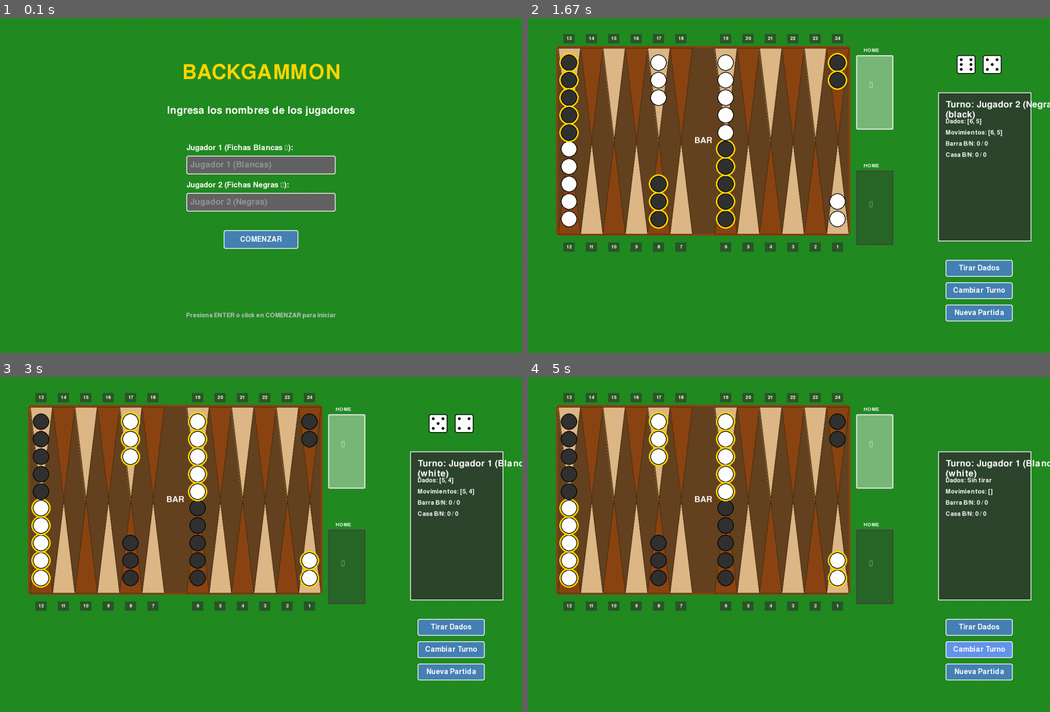
Above: before the commit, frames 1-4 (two rows, left to right).
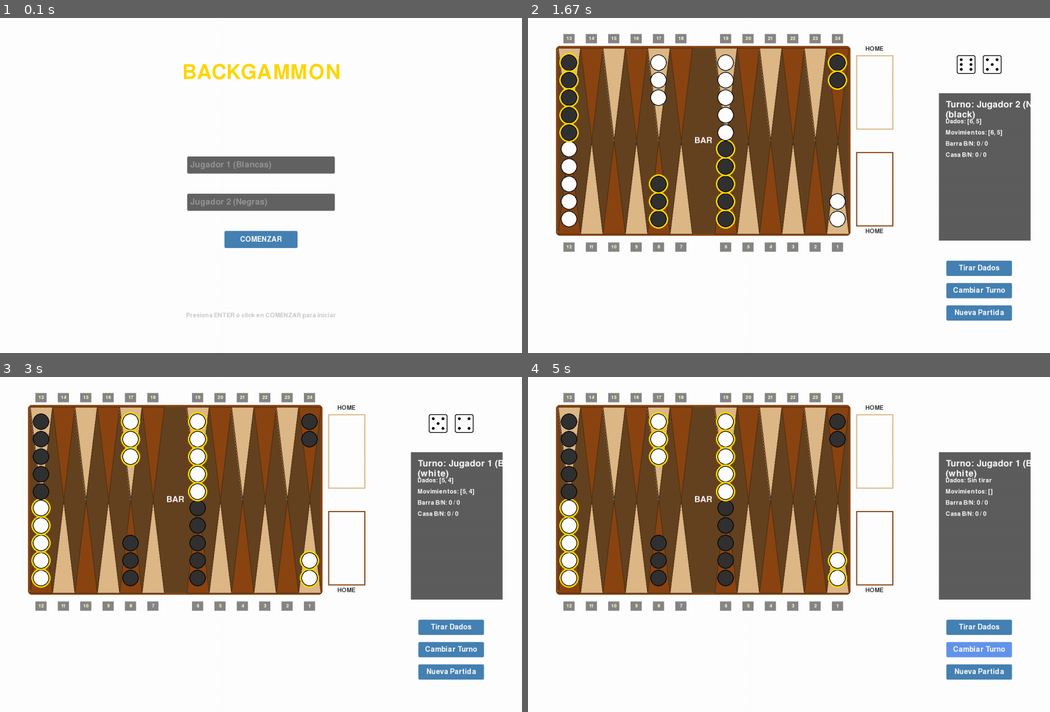
Above: after the commit, the same moments.

Repository: um-computacion/computacion-2025-backgammon-ReginaMathon1
Game: pygame game, started from pygame_ui/main.py
The game is run twice, just before and just after one commit, with the same random seed, the same clock (stepped at 60 frames per second) and the same inputs.
Inputs (mouse positions are in pixels of both pictures, inside the frame that each line leads up to):
- Up to frame 1 (0.1 s): no input
- Up to frame 2 (1.67 s): press the mouse at (789, 239) at 0.37 s; move the mouse to (794, 262) at 0.47 s; release the mouse at (804, 286) at 0.6 s; press the mouse at (976, 269) at 0.7 s; move the mouse to (903, 262) at 0.8 s; release the mouse at (825, 255) at 0.93 s; click "Cambiar Turno" at 1.05 s; press the mouse at (976, 269) at 1.37 s; move the mouse to (825, 279) at 1.47 s; release the mouse at (674, 289) at 1.6 s
- Up to frame 3 (3 s): press the mouse at (448, 671) at 1.7 s; move the mouse to (266, 645) at 1.8 s; release the mouse at (83, 618) at 1.93 s; press the mouse at (261, 598) at 2.03 s; move the mouse to (354, 584) at 2.13 s; release the mouse at (448, 567) at 2.27 s; click "Tirar Dados" at 2.38 s; click (313, 420) at 2.72 s
- Up to frame 4 (5 s): press the mouse at (976, 648) at 3.03 s; move the mouse to (794, 655) at 3.13 s; release the mouse at (606, 661) at 3.27 s; press the mouse at (976, 648) at 3.37 s; move the mouse to (830, 604) at 3.47 s; release the mouse at (679, 557) at 3.6 s; press the mouse at (976, 648) at 3.7 s; move the mouse to (794, 554) at 3.8 s; release the mouse at (616, 460) at 3.93 s; press the mouse at (976, 628) at 4.03 s; move the mouse to (877, 614) at 4.13 s; release the mouse at (783, 601) at 4.27 s; press the mouse at (976, 648) at 4.87 s; move the mouse to (982, 645) at 4.97 s

The runs differ from the first frame. In frame 1, 95% of the frame differs, in the area x 0-100%, y 0-100%; in frame 2, 66%; in frame 3, 66%; in frame 4, 66%.

Commit message:
Terminar proyecto

Diff:
--- a/core/game.py
+++ b/core/game.py
@@ -57,29 +57,77 @@
         return self.__ultimo_roll__
 
     def hacer_movimiento(self, desde, hasta):
-        """Ejecuta un movimiento de ficha."""
+        """
+        Ejecuta un movimiento si es válido.
+
+        Args:
+            desde (int): Posición origen (0=barra, 1-24=puntos, 25=no aplica)
+            hasta (int): Posición destino (1-24=puntos, 25=home)
+
+        Returns:
+            bool: True si el movimiento fue exitoso, False si no
+        """
         if not self.es_movimiento_valido(desde, hasta):
             return False
 
-        color_jugador = self.get_jugador_actual().get_color()
-        distancia = self.__calcular_distancia__(desde, hasta, color_jugador)
-
-        # Mover ficha
-        ficha = self.__bar__[color_jugador].pop() if desde == 0 else self.__board__.quitar_ficha(desde)
-
-        if hasta == 25:
-            self.__home__[color_jugador].append(ficha)
-        else:
-            # Capturar ficha enemiga si existe
-            if (self.__board__.tiene_fichas(hasta) and
-                self.__board__.get_color_punto(hasta) != color_jugador and
-                self.__board__.get_cantidad_fichas(hasta) == 1):
-                ficha_capturada = self.__board__.quitar_ficha(hasta)
-                self.__bar__[ficha_capturada.get_color()].append(ficha_capturada)
-
+        jugador_actual = self.get_jugador_actual()  # CORREGIDO: usar get_jugador_actual()
+        color = jugador_actual.get_color()
+        distancia = self.__calcular_distancia__(desde, hasta, color)
+
+        # Verificar que la distancia esté en movimientos disponibles
+        if distancia not in self.__movimientos_disponibles__:
+            return False
+
+        # Mover desde barra
+        if desde == 0:
+            # Quitar ficha de la barra
+            if self.__bar__[color]:
+                ficha = self.__bar__[color].pop()
+
+                # Verificar captura en destino
+                if self.__board__.tiene_fichas(hasta):
+                    if self.__board__.get_cantidad_fichas(hasta) == 1:
+                        color_destino = self.__board__.get_color_punto(hasta)
+                        if color_destino != color:
+                            # Capturar ficha enemiga
+                            ficha_capturada = self.__board__.quitar_ficha(hasta)
+                            color_enemigo = 'white' if color == 'black' else 'black'
+                            self.__bar__[color_enemigo].append(ficha_capturada)
+
+                # Colocar ficha en destino
+                self.__board__.agregar_ficha(hasta, ficha)
+
+        # Bear off (sacar ficha)
+        elif hasta == 25:
+            ficha = self.__board__.quitar_ficha(desde)
+            self.__home__[color].append(ficha)
+
+        # Movimiento normal
+        else:
+            # Verificar captura en destino
+            if self.__board__.tiene_fichas(hasta):
+                if self.__board__.get_cantidad_fichas(hasta) == 1:
+                    color_destino = self.__board__.get_color_punto(hasta)
+                    if color_destino != color:
+                        # Capturar ficha enemiga
+                        ficha_capturada = self.__board__.quitar_ficha(hasta)
+                        color_enemigo = 'white' if color == 'black' else 'black'
+                        self.__bar__[color_enemigo].append(ficha_capturada)
+
+            # Mover ficha
+            ficha = self.__board__.quitar_ficha(desde)
             self.__board__.agregar_ficha(hasta, ficha)
 
-        self.__movimientos_disponibles__.remove(distancia)
+        # Remover movimiento usado
+        try:
+            self.__movimientos_disponibles__.remove(distancia)
+        except ValueError:
+            # Si no está en la lista, podría ser un caso especial de bear-off
+            # donde se usa un número mayor. Intentar remover cualquier valor mayor.
+            movs_mayores = [m for m in self.__movimientos_disponibles__ if m >= distancia]
+            if movs_mayores:
+                self.__movimientos_disponibles__.remove(max(movs_mayores))
+
         return True
 
     def __calcular_distancia__(self, desde, hasta, color):
--- a/pygame_ui/board_renderer.py
+++ b/pygame_ui/board_renderer.py
@@ -154,39 +154,33 @@
             self.surface.blit(label, label_rect)
 
     def _draw_home_areas(self):
-        """Dibuja las áreas de home (fuera del tablero)."""
+        """Dibuja las áreas HOME para fichas sacadas."""
         board_width = 12 * PUNTO_WIDTH + BARRA_WIDTH
 
-        # Home para blancas (derecha arriba)
-        home_white_x = BOARD_MARGIN + board_width + 20
-        home_white_rect = pygame.Rect(home_white_x, BOARD_MARGIN + 20, 100, 200)
-        pygame.draw.rect(self.surface, (220, 220, 220), home_white_rect, 3, border_radius=5)
-
-        # Fondo semi-transparente
-        s = pygame.Surface((100, 200))
-        s.set_alpha(100)
-        s.fill((255, 255, 255))
-        self.surface.blit(s, (home_white_x, BOARD_MARGIN + 20))
-
-        text = self.font.render("HOME", True, COLOR_TEXTO)
-        self.surface.blit(text, (home_white_x + 20, BOARD_MARGIN))
-        text2 = self.font_large.render("⚪", True, (255, 255, 255))
-        self.surface.blit(text2, (home_white_x + 35, BOARD_MARGIN + 90))
-
-        # Home para negras (derecha abajo)
-        home_black_rect = pygame.Rect(home_white_x, BOARD_MARGIN + PUNTO_HEIGHT + 80, 100, 200)
-        pygame.draw.rect(self.surface, (80, 80, 80), home_black_rect, 3, border_radius=5)
-
-        # Fondo semi-transparente
-        s2 = pygame.Surface((100, 200))
-        s2.set_alpha(100)
-        s2.fill((50, 50, 50))
-        self.surface.blit(s2, (home_white_x, BOARD_MARGIN + PUNTO_HEIGHT + 80))
-
-        text3 = self.font.render("HOME", True, COLOR_TEXTO)
-        self.surface.blit(text3, (home_white_x + 20, BOARD_MARGIN + PUNTO_HEIGHT + 60))
-        text4 = self.font_large.render("⚫", True, (200, 200, 200))
-        self.surface.blit(text4, (home_white_x + 35, BOARD_MARGIN + PUNTO_HEIGHT + 160))
+        # HOME más amplio y centrado verticalmente
+        home_x = BOARD_MARGIN + board_width + 20
+        home_y_top = BOARD_MARGIN + 20
+        home_y_bottom = BOARD_MARGIN + 2 * PUNTO_HEIGHT - HOME_HEIGHT - 20
+
+        # HOME superior (blancas) - CORREGIDO
+        pygame.draw.rect(self.surface, (255, 255, 255),
+                        (home_x, home_y_top, HOME_WIDTH, HOME_HEIGHT))
+        pygame.draw.rect(self.surface, COLOR_PUNTO_CLARO,
+                        (home_x, home_y_top, HOME_WIDTH, HOME_HEIGHT), 3)
+
+        # HOME inferior (negras) - CORREGIDO
+        pygame.draw.rect(self.surface, (255, 255, 255),
+                        (home_x, home_y_bottom, HOME_WIDTH, HOME_HEIGHT))
+        pygame.draw.rect(self.surface, COLOR_PUNTO_OSCURO,
+                        (home_x, home_y_bottom, HOME_WIDTH, HOME_HEIGHT), 3)
+
+        # Etiquetas
+        font = pygame.font.Font(None, 24)
+        label_top = font.render("HOME", True, (50, 50, 50))
+        label_bottom = font.render("HOME", True, (50, 50, 50))
+
+        self.surface.blit(label_top, (home_x + 25, home_y_top - 25))
+        self.surface.blit(label_bottom, (home_x + 25, home_y_bottom + HOME_HEIGHT + 5))
 
     def get_punto_position(self, punto_num):
         """
@@ -242,20 +236,21 @@
 
     def get_home_position(self, color):
         """
-        Obtiene la posición del área home.
+        Retorna la posición del área HOME para un color.
 
         Args:
             color: 'white' o 'black'
 
         Returns:
-            tuple: (x, y) posición del área home
+            tuple: (x, y) posición inicial para apilar fichas en HOME
         """
         board_width = 12 * PUNTO_WIDTH + BARRA_WIDTH
-        x = BOARD_MARGIN + board_width + 70
-
+        home_x = BOARD_MARGIN + board_width + 30  # Más margen interno
+
+        # CORREGIDO: blancas arriba, negras abajo
         if color == 'white':
-            y = BOARD_MARGIN + 120
+            home_y = BOARD_MARGIN + 30  # Arriba para blancas
         else:
-            y = BOARD_MARGIN + PUNTO_HEIGHT + 180
-
-        return (x, y)
+            home_y = BOARD_MARGIN + 2 * PUNTO_HEIGHT - HOME_HEIGHT - 10  # Abajo para negras
+
+        return (home_x, home_y)
--- a/pygame_ui/constants.py
+++ b/pygame_ui/constants.py
@@ -8,7 +8,7 @@
 FPS = 60
 
 # Colores
-COLOR_BG = (34, 139, 34)  # Verde oscuro para el tablero
+COLOR_BG = (255, 255, 255)  # Fondo blanco en lugar de verde
 COLOR_PUNTO_CLARO = (222, 184, 135)  # Beige
 COLOR_PUNTO_OSCURO = (139, 69, 19)  # Marrón
 COLOR_BARRA = (101, 67, 33)  # Marrón oscuro
@@ -30,6 +30,8 @@
 BARRA_WIDTH = 60
 FICHA_RADIUS = 22
 FICHA_SPACING = 3
+HOME_HEIGHT = 200  # Altura del área HOME
+HOME_WIDTH = 100   # Ancho del área HOME
 
 # Posiciones
 DADO_SIZE = 50
--- a/pygame_ui/main.py
+++ b/pygame_ui/main.py
@@ -152,12 +152,18 @@
                 sprite = CheckerSprite(color, (x, y), None)
                 self.checker_sprites.append(sprite)
 
-            # Fichas en home
+            # Fichas en HOME - organizadas en columnas de 5
             home_fichas = self.game.get_home(color)
             home_pos = self.board_renderer.get_home_position(color)
+
             for idx, ficha in enumerate(home_fichas):
-                x = home_pos[0] + (idx % 2) * (FICHA_RADIUS + 3) - FICHA_RADIUS // 2
-                y = home_pos[1] + (idx // 2) * (FICHA_RADIUS * 2 + FICHA_SPACING)
+                # 3 columnas, 5 fichas por columna
+                col = idx // 5  # 0, 1, 2
+                row = idx % 5   # 0-4
+
+                x = home_pos[0] + col * (FICHA_RADIUS * 2 + 4)
+                y = home_pos[1] + row * (FICHA_RADIUS * 2 + 3)
+
                 sprite = CheckerSprite(color, (x, y), None)
                 self.checker_sprites.append(sprite)
 
Binary file added: Diagrama_de_Clases.png
Empty file removed: pygame_ui/ui.py
Not shown, changed: CHANGELOG.md
Not shown, changed: JUSTIFICACION.md
Not shown, added: diagrama_de_clases.puml
Not shown, changed: docs/prompts-desarrollo.md
Not shown, changed: docs/prompts-documentacion.md
Not shown, changed: docs/prompts-testing.md
